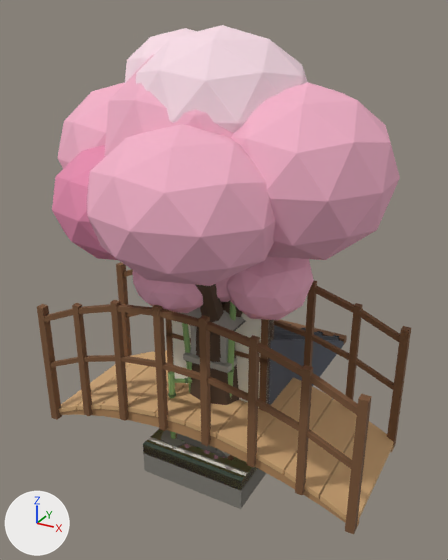
Before and after pictures for a commit that changed the glTF model sakura-kit/build/sakura_kit.glb.
One viewpoint serves both versions: a camera (50 mm lens) standing at (2.34, -4.14, 3.61) and looking at (-0.08, 0.26, 1.41). Arrows for +X, +Y and +Z are at lower left; the lights stay in place. The first picture is the older version. Vertices at exactly the same position are counted once.

The scene before the commit, as lines of its bpy script (objects in view):
```python
ob_sakura_door_shoji_1m_open = bpy.data.objects.new('sakura_door_shoji_1m_open', me_sakura_door_shoji_1m_open)
ob_sakura_door_shoji_1m_open.location = (0.0, 0.0, 0.0)
ob_sakura_floor_water = bpy.data.objects.new('sakura_floor_water', me_sakura_floor_water)
ob_sakura_floor_water.location = (0.0, 0.0, 0.0)
ob_sakura_prop_cushion = bpy.data.objects.new('sakura_prop_cushion', me_sakura_prop_cushion)
ob_sakura_prop_cushion.location = (0.0, 0.0, 0.0)
ob_sakura_prop_ikebana = bpy.data.objects.new('sakura_prop_ikebana', me_sakura_prop_ikebana)
ob_sakura_prop_ikebana.location = (0.0, 0.0, 0.0)
ob_sakura_tree_sakura_a = bpy.data.objects.new('sakura_tree_sakura_a', me_sakura_tree_sakura_a)
ob_sakura_tree_sakura_a.location = (0.0, 0.0, 0.0)
ob_sakura_tree_sakura_b = bpy.data.objects.new('sakura_tree_sakura_b', me_sakura_tree_sakura_b)
ob_sakura_tree_sakura_b.location = (0.0, 0.0, 0.0)
# also in view: 'sakura_roof_eave_1m' at (0.0, 1.1, 0.56); 'sakura_garden_bridge_3m' at (0.0, 0.0, 0.74); 'sakura_garden_lantern_stone' at (0.0, 0.0, 0.79); 'sakura_floor_tatami' at (0.0, 0.0, -0.05); 'sakura_wall_plain_1m' at (0.0, 0.0, 1.25)
```
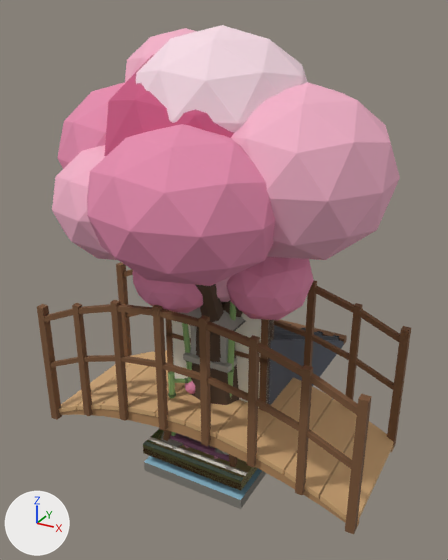
What differs and where, as boxes [x1, y1, x2, y2] in the pictures (448 x 560 px):
'sakura_floor_water', reshaped
    before: [143, 429, 266, 509]
    after: [144, 456, 266, 509]
'sakura_prop_cushion', rescaled (not visible before)
    after: [170, 433, 229, 461]
'sakura_prop_ikebana', reshaped (not visible before)
    after: [185, 381, 195, 394]
part 4 of me_sakura_tree_sakura_a, surface changed
    both: [52, 28, 276, 286]
part 5 of me_sakura_tree_sakura_b, surface changed
    both: [132, 257, 314, 320]

Diff of the bpy script that builds the scene:
```diff
--- a/sakura-kit/build/sakura_kit.glb.py
+++ b/sakura-kit/build/sakura_kit.glb.py
@@ me_sakura_floor_water @@
 # used by ob_sakura_floor_water; location = (0.0, 0.0, 0.0)
-me_sakura_floor_water.from_pydata(...)  # 20 vertices, 36 faces; spans x -0.5..0.5, y -0.5..0.5, z -0.3..0.0
+me_sakura_floor_water.from_pydata(...)  # 8 vertices, 12 faces; spans x -0.5..0.5, y -0.5..0.5, z -0.3..-0.2
+# me_sakura_floor_water part 1
+# 16 vertices are removed from x -0.5..0.5, y -0.5..0.5, z -0.2..0.0
+# 34 faces are deleted
+# 4 vertices are added at (-0.5, -0.5, -0.2), (-0.5, 0.5, -0.2), (0.5, -0.5, -0.2), (0.5, 0.5, -0.2)
+# 10 new faces join them
 me_sakura_floor_water.materials.append(mat_sakura_palette)
@@ me_sakura_prop_cushion @@
 # used by ob_sakura_prop_cushion; location = (0.0, 0.0, 0.0)
-me_sakura_prop_cushion.from_pydata(...)  # 56 vertices, 84 faces; spans x -0.275..0.275, y -0.275..0.275, z 0.0..0.082
+me_sakura_prop_cushion.from_pydata(...)  # 56 vertices, 84 faces; spans x -0.33..0.33, y -0.33..0.33, z 0.0..0.098
+# me_sakura_prop_cushion part 2: the whole mesh is scaled about the mesh origin by 1.2
 me_sakura_prop_cushion.materials.append(mat_sakura_palette)
@@ me_sakura_prop_ikebana @@
 # used by ob_sakura_prop_ikebana; location = (0.0, 0.0, 0.0)
-me_sakura_prop_ikebana.from_pydata(...)  # 236 vertices, 440 faces; spans x -0.139..0.139, y -0.137..0.137, z 0.0..0.33
+me_sakura_prop_ikebana.from_pydata(...)  # 236 vertices, 440 faces; spans x -0.236..0.236, y -0.232..0.232, z 0.0..0.604
+# me_sakura_prop_ikebana part 3: the loose piece of 42 vertices spanning x -0.139..-0.059, y -0.137..-0.065, z 0.25..0.33 is scaled about its middle by 1.8, then moved by (-0.065, -0.067, 0.242)
+# other edits to the shape of me_sakura_prop_ikebana do not show in these pictures
 me_sakura_prop_ikebana.materials.append(mat_sakura_palette)
@@ me_sakura_tree_sakura_a @@
 me_sakura_tree_sakura_a.from_pydata(...)  # 458 vertices, 860 faces; spans x -1.4..1.4, y -1.39..1.39, z 0.0..3.5
 # used by ob_sakura_tree_sakura_a; location = (0.0, 0.0, 0.0)
+# me_sakura_tree_sakura_a part 4: texture (UV) coordinates of 480 of 860 faces, centred in x -1.39..0.86, y -1.33..1.33, z 1.83..3.42, changed; they spanned u 0.06..0.31, v 0.12..0.12 and now span u 0.06..0.44, v 0.12..0.12
 me_sakura_tree_sakura_a.materials.append(mat_sakura_palette)
@@ me_sakura_tree_sakura_b @@
 me_sakura_tree_sakura_b.from_pydata(...)  # 246 vertices, 460 faces; spans x -0.8..0.8, y -0.62..0.62, z 0.0..2.2
 # used by ob_sakura_tree_sakura_b; location = (0.0, 0.0, 0.0)
+# me_sakura_tree_sakura_b part 5: texture (UV) coordinates of 160 of 460 faces, centred in x -0.58..0.8, y -0.58..0.34, z 1.36..1.96, changed; they spanned u 0.19..0.19, v 0.12..0.12 and now span u 0.31..0.31, v 0.12..0.12
 me_sakura_tree_sakura_b.materials.append(mat_sakura_palette)
```
